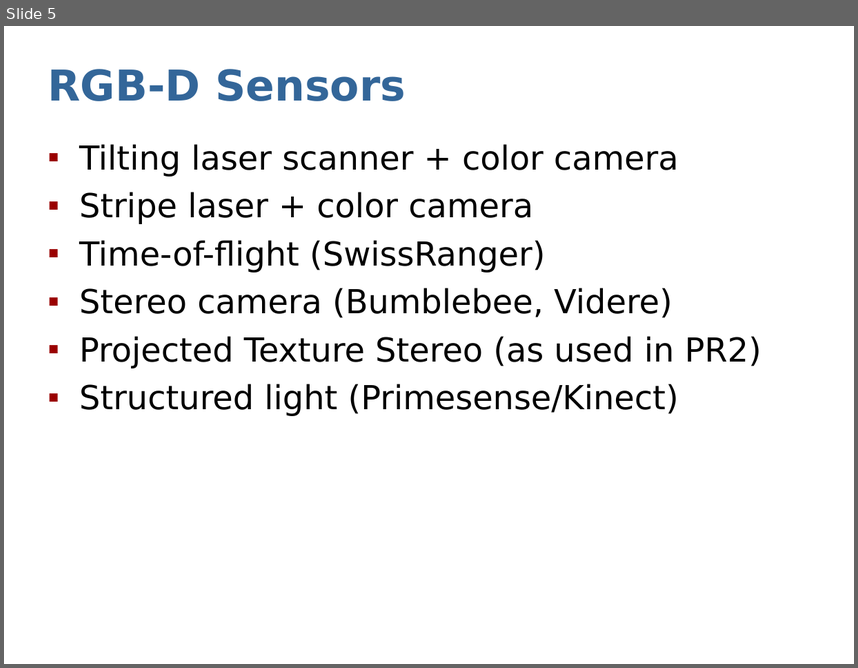
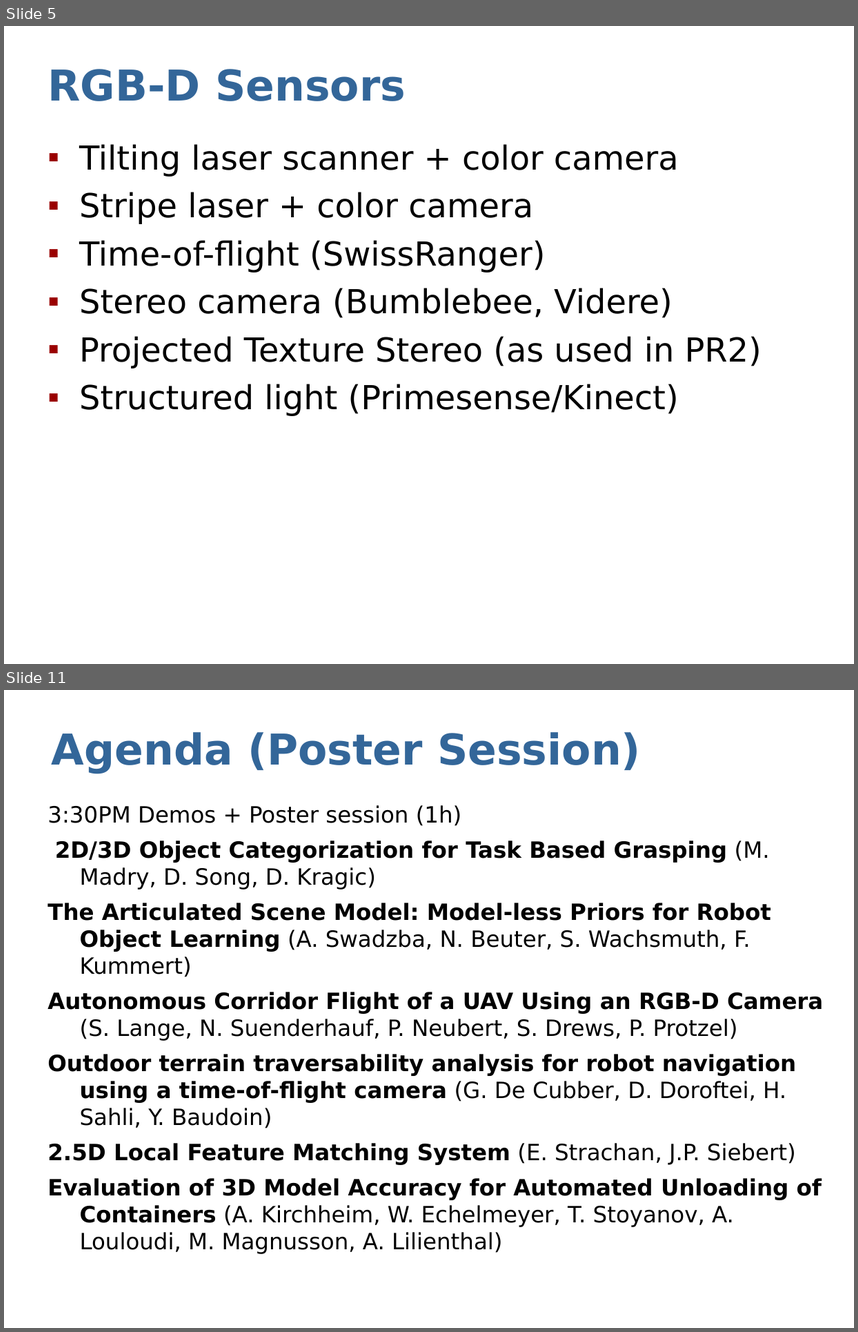
Before and after one commit to dejanpan/rgbd2011, a slide deck: presentations/sturm11rgbd-intro.ppt. Shown one above the other, each under a label of ours: slide 5 before the commit, slides 5 and 11 after it; the slides between them are not shown. The pictures are 858x668 and 858x1332 pixels, drawn with LibreOffice and Linux fonts; fonts in the diff are those of the drawing. Boxes give left, top, right and bottom in pixels: in the first picture for what was removed or moved away, otherwise in the second. Text is boxed around its words. In the diff, an @@ line names an element or a change of style, - is before the commit and + after.

```diff
--- a/presentations/sturm11rgbd-intro.ppt
+++ b/presentations/sturm11rgbd-intro.ppt
@@ slide 11 added at (x1=4, y1=690, x2=854, y2=1328), background #FFFFFF @@
@@ title added at (x1=52, y1=732, x2=641, y2=774), 36 pt, text #336699, bold @@
+Agenda (Poster Session)
@@ text added at (x1=47, y1=805, x2=823, y2=1254), 19 pt, text #000000, bold @@
+3:30PM Demos + Poster session (1h)
+2D/3D Object Categorization for Task Based Grasping (M. Madry, D. Song, D. Kragic)
+The Articulated Scene Model: Model-less Priors for Robot Object Learning (A. Swadzba, N. Beuter, S. Wachsmuth, F. Kummert)
+Autonomous Corridor Flight of a UAV Using an RGB-D Camera (S. Lange, N. Suenderhauf, P. Neubert, S. Drews, P. Protzel)
+Outdoor terrain traversability analysis for robot navigation using a time-of-flight camera (G. De Cubber, D. Doroftei, H. Sahli, Y. Baudoin)
+2.5D Local Feature Matching System (E. Strachan, J.P. Siebert)
+Evaluation of 3D Model Accuracy for Automated Unloading of Containers (A. Kirchheim, W. Echelmeyer, T. Stoyanov, A. Louloudi, M. Magnusson, A. Lilienthal)
```
Also in this commit, not shown: 2 slides changed, 4 other slides added, 1 other file.
